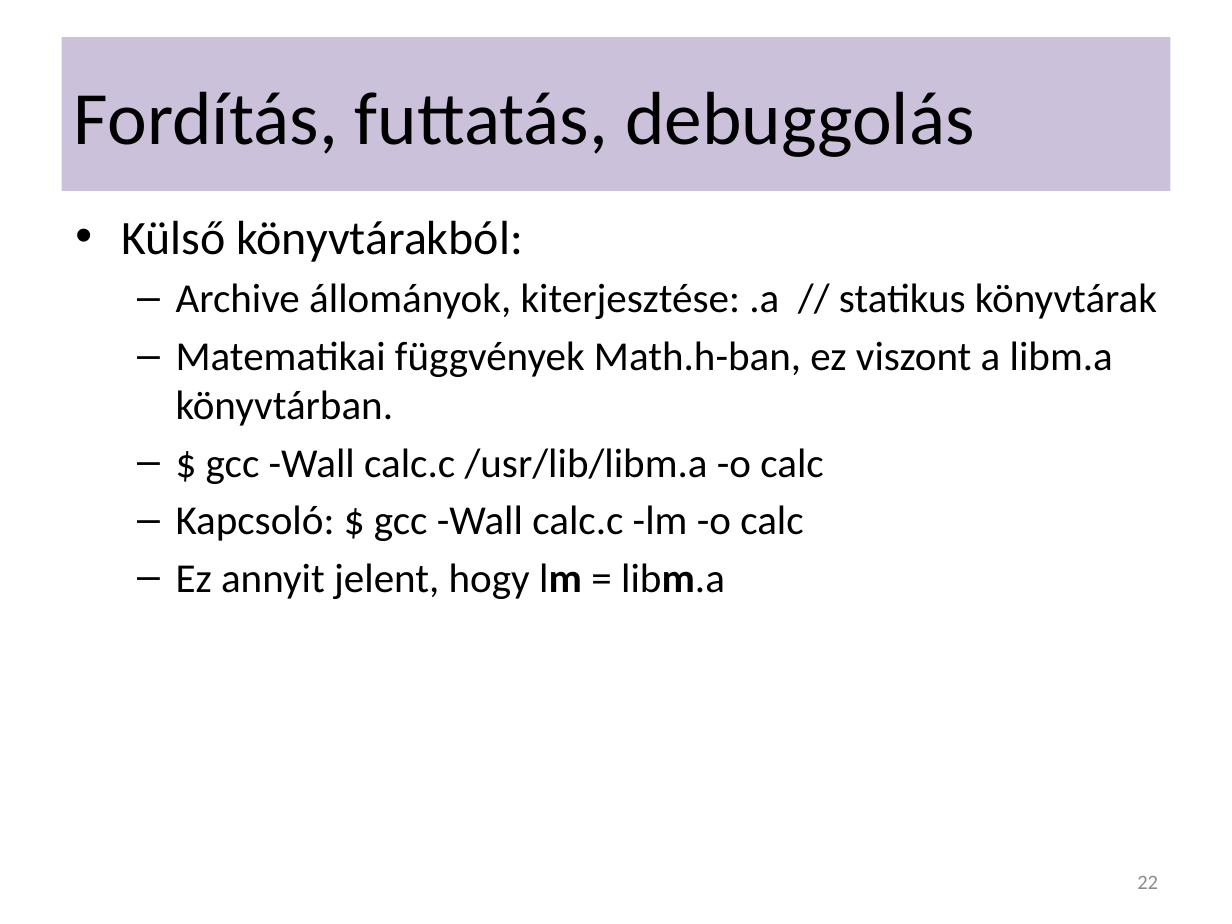
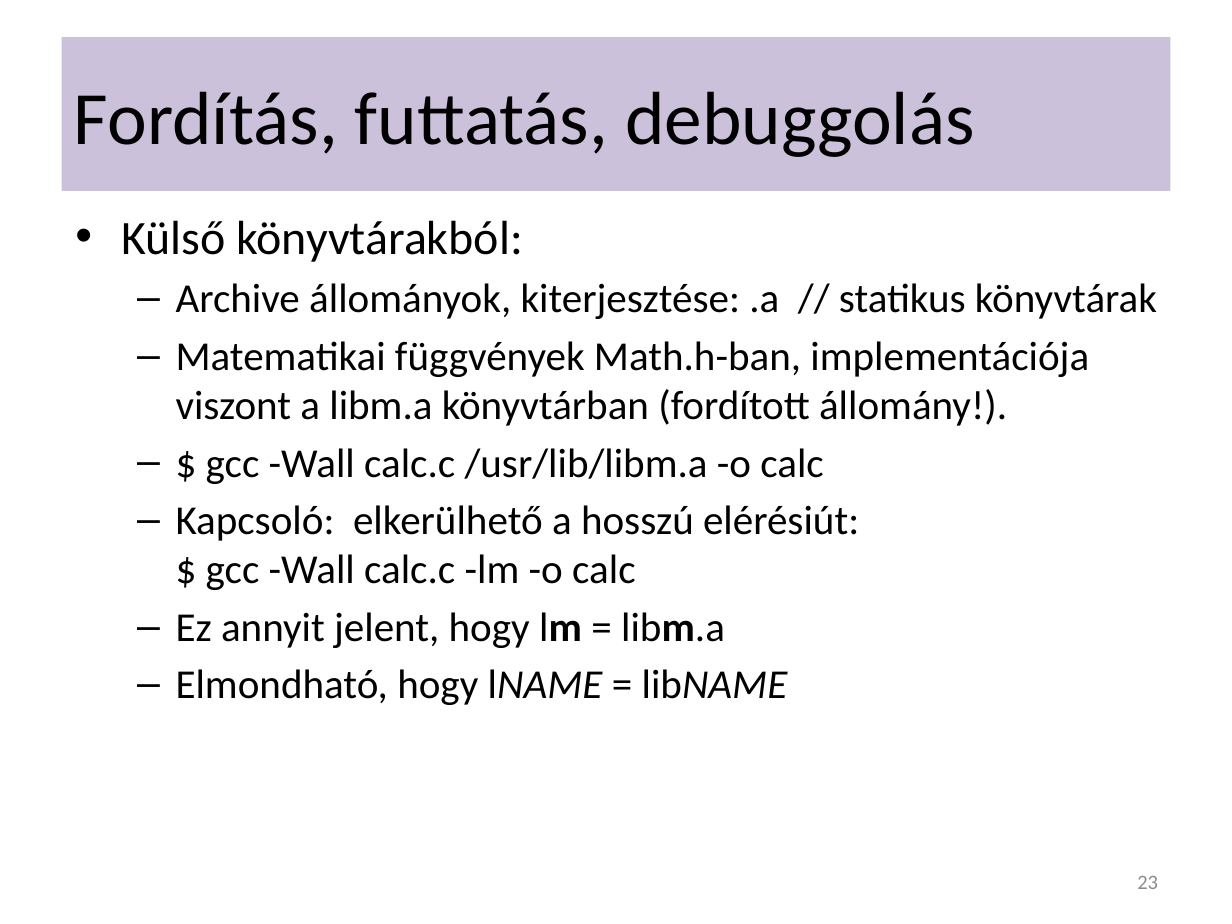
Before and after one commit to torokmark/cppgyak_jegyzet, a slide deck: slide 23 of programozasi_nyelvek_cpp_gyak01.pptx (slide 22 before the commit). Drawn at 1232x924 pixels with LibreOffice and Linux fonts; fonts in the diff are those of the drawing. Boxes give left, top, right and bottom in pixels: in the first picture for what was removed or moved away, otherwise in the second. Text is boxed around its words. In the diff, an @@ line names an element or a change of style, - is before the commit and + after.

```diff
--- a/programozasi_nyelvek_cpp_gyak01.pptx
+++ b/programozasi_nyelvek_cpp_gyak01.pptx
@@ text at (x1=176, y1=341, x2=1089, y2=426): text changed @@
-  – Matematikai függvények Math.h-ban, ez viszont a libm.a könyvtárban.
+  – Matematikai függvények Math.h-ban, implementációja viszont a libm.a könyvtárban (fordított állomány!).
@@ text at (x1=176, y1=505, x2=859, y2=590): text changed @@
-  – Kapcsoló: $ gcc -Wall calc.c -lm -o calc
+  – Kapcsoló: elkerülhető a hosszú elérésiút:
+    $ gcc -Wall calc.c -lm -o calc
@@ text at (x1=176, y1=669, x2=788, y2=705): paragraph added @@
+  – Elmondható, hogy lNAME = libNAME
@@ page number at (x1=1137, y1=876, x2=1158, y2=889): text changed @@
-22
+23
```
Also in this commit, not shown: 13 other slides changed, 2 slides added, 1 slide removed, 1 other file.
